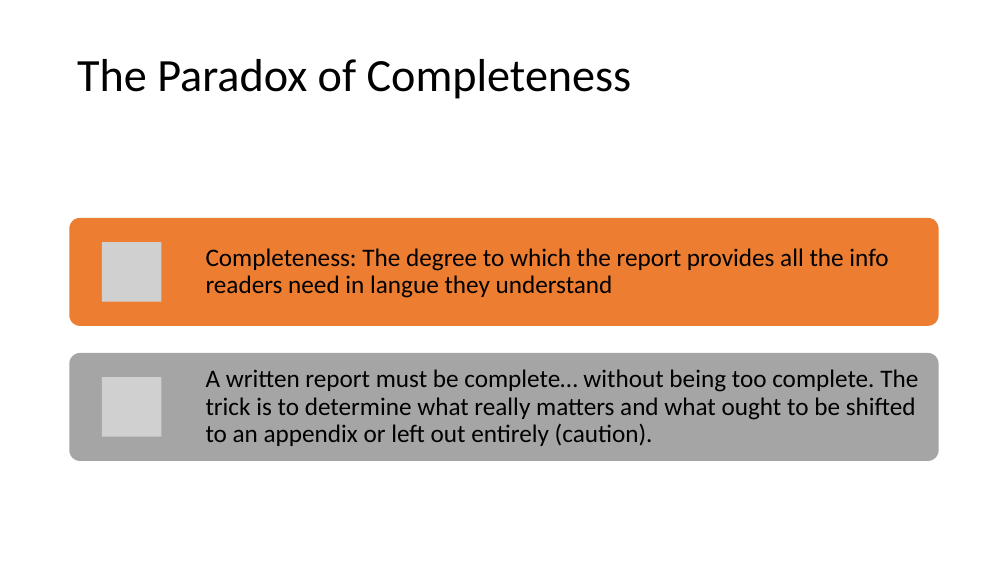
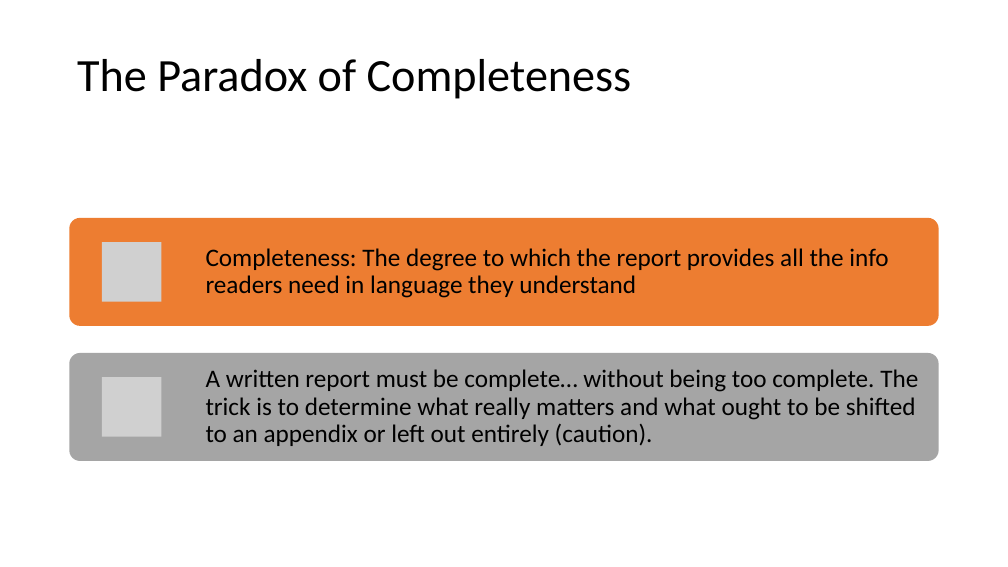
Before and after one commit to mikenguyen13/mar4050_S23_2, a slide deck: slide 22 of lectures/11/1_Correlation.pptx. Drawn at 1008x567 pixels with LibreOffice and Linux fonts; fonts in the diff are those of the drawing; grey boxes stand for pictures. Boxes give left, top, right and bottom in pixels: in the first picture for what was removed or moved away, otherwise in the second. Text is boxed around its words. In the diff, an @@ line names an element or a change of style, - is before the commit and + after.

```diff
--- a/lectures/11/1_Correlation.pptx
+++ b/lectures/11/1_Correlation.pptx
@@ text at [206,248,888,298]: text changed @@
-Completeness: The degree to which the report provides all the info readers need in langue they understand
+Completeness: The degree to which the report provides all the info readers need in language they understand
```
Also in this commit, not shown: 4 other slides changed.
